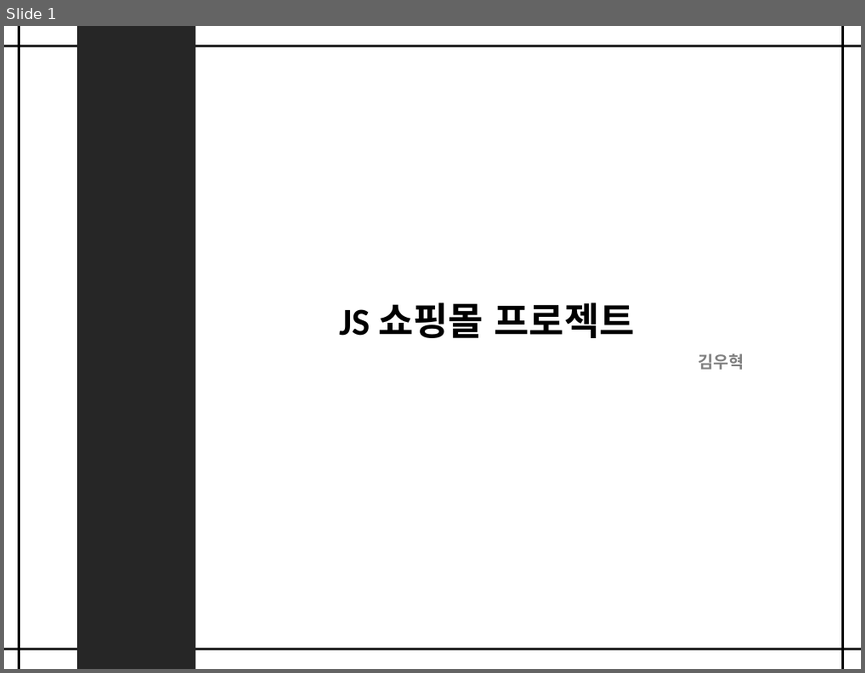
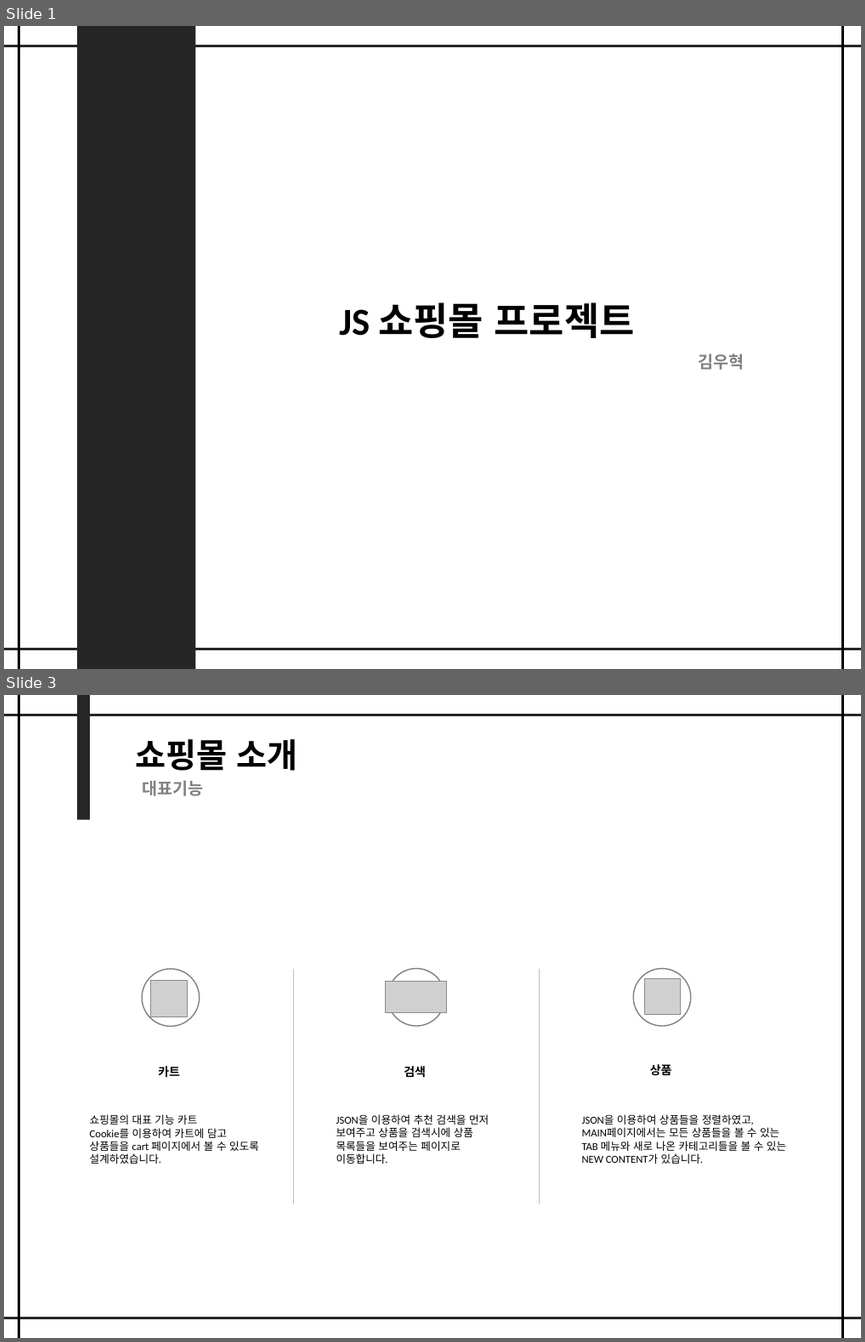
Before and after one commit to woo1038/shop, a slide deck: shop_ppt.pptx. Shown one above the other, each under a label of ours: slide 1 before the commit, slides 1 and 3 after it; the slides between them are not shown. The pictures are 865x673 and 865x1342 pixels, drawn with LibreOffice and Linux fonts; fonts in the diff are those of the drawing; grey boxes stand for pictures. Boxes give left, top, right and bottom in pixels: in the first picture for what was removed or moved away, otherwise in the second. Text is boxed around its words. In the diff, an @@ line names an element or a change of style, - is before the commit and + after.

```diff
--- a/shop_ppt.pptx
+++ b/shop_ppt.pptx
@@ slide 3 added at (4,695,861,1338), background #FFFFFF @@
@@ line added from (4, 715) to (861, 715), #262626 2.25 pt @@
@@ line added from (18, 695) to (18, 1338), #000000 2.25 pt @@
@@ rectangle added at (77,695,90,819), fill #262626 @@
@@ line added from (842, 695) to (842, 1338), #000000 2.25 pt @@
@@ text added at (136,739,298,771), 28 pt, text #000000, bold @@
+쇼핑몰 소개
@@ text added at (142,780,203,796), 14 pt, text #808080, bold @@
+대표기능
@@ ellipse added at (142,969,200,1026), outline #808080 1 pt @@
@@ line added from (294, 969) to (294, 1204), #BFBFBF 0.5 pt @@
@@ ellipse added at (388,969,445,1026), outline #808080 1 pt @@
@@ line added from (539, 969) to (539, 1204), #BFBFBF 0.5 pt @@
@@ ellipse added at (633,969,690,1026), outline #808080 1 pt @@
@@ picture added at (150,981,188,1017) @@
@@ picture added at (386,981,446,1013) @@
@@ picture added at (644,979,680,1015) @@
@@ text added at (158,1066,180,1077), 10 pt, text #000000, bold @@
+카트
@@ text added at (404,1066,426,1077), 10 pt, text #000000, bold @@
+검색
@@ text added at (650,1064,672,1075), 10 pt, text #000000, bold @@
+상품
@@ text added at (90,1114,259,1163), 9 pt, text #000000 @@
+쇼핑몰의 대표 기능 카트
+Cookie를 이용하여 카트에 담고
+상품들을 cart 페이지에서 볼 수 있도록
+설계하였습니다.
@@ text added at (336,1114,488,1163), 9 pt, text #000000 @@
+JSON을 이용하여 추천 검색을 먼저
+보여주고 상품을 검색시에 상품
+목록들을 보여주는 페이지로
+이동합니다.
@@ text added at (582,1114,786,1163), 9 pt, text #000000 @@
+JSON을 이용하여 상품들을 정렬하였고,
+MAIN페이지에서는 모든 상품들을 볼 수 있는
+TAB 메뉴와 새로 나온 카테고리들을 볼 수 있는
+NEW CONTENT가 있습니다.
@@ line added from (4, 1318) to (861, 1318), #262626 2.25 pt @@
```
Also in this commit, not shown: 2 slides changed, 7 other slides added, 3 slides removed.
